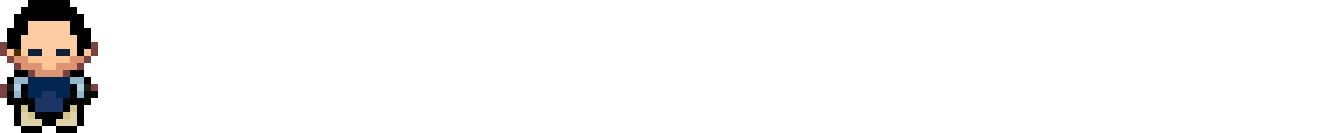
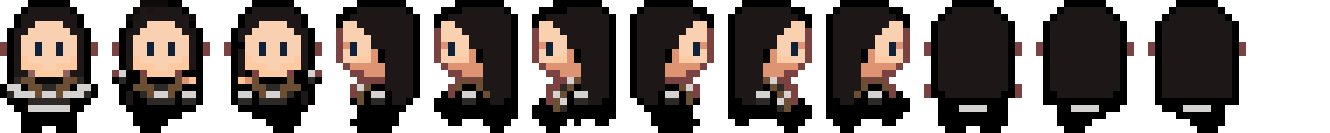
Layer changes from the first (1330, 133) image to the second:
added layer "Layer 12" above "Layer 11" over [1148,0,1246,133]
added layer "Layer 11" above "Layer 10" over [1036,0,1134,133]
added layer "Layer 10" above "Layer 9" over [924,0,1022,133]
added layer "Layer 9" above "Layer 8" over [826,0,910,133]
added layer "Layer 8" above "Layer 7" over [728,0,812,133]
added layer "Layer 7" above "Layer 6" over [630,0,714,133]
added layer "Layer 6" above "Layer 5" over [532,0,616,133]
added layer "Layer 5" above "Layer 4" over [434,0,518,133]
added layer "Layer 4" above "Layer 3" over [336,0,420,133]
added layer "Layer 3" above "Layer 2" over [224,0,322,133]
added layer "Layer 2" above "Layer 1" over [112,0,210,133]
painted on "Layer 1" over [0,7,98,126]
